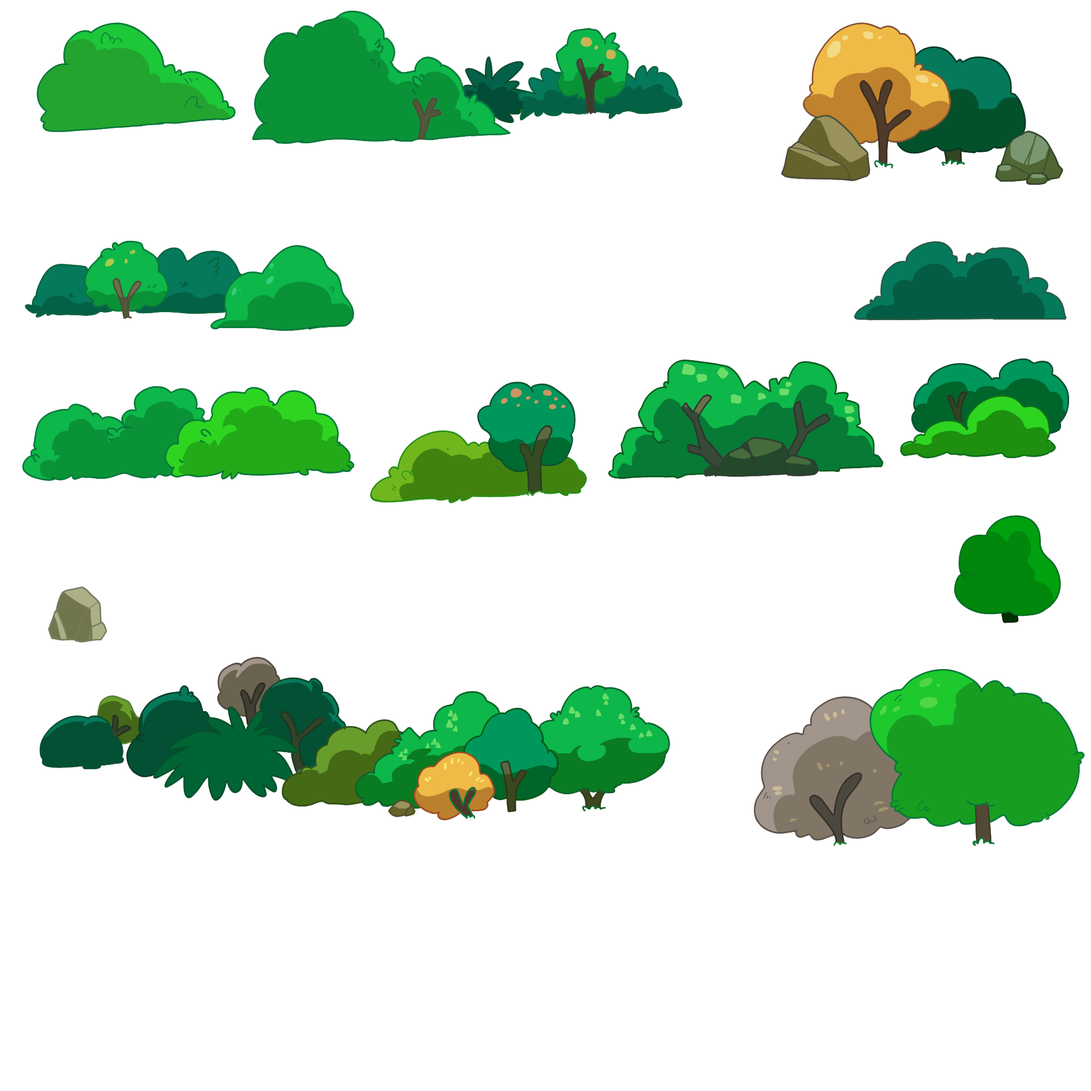
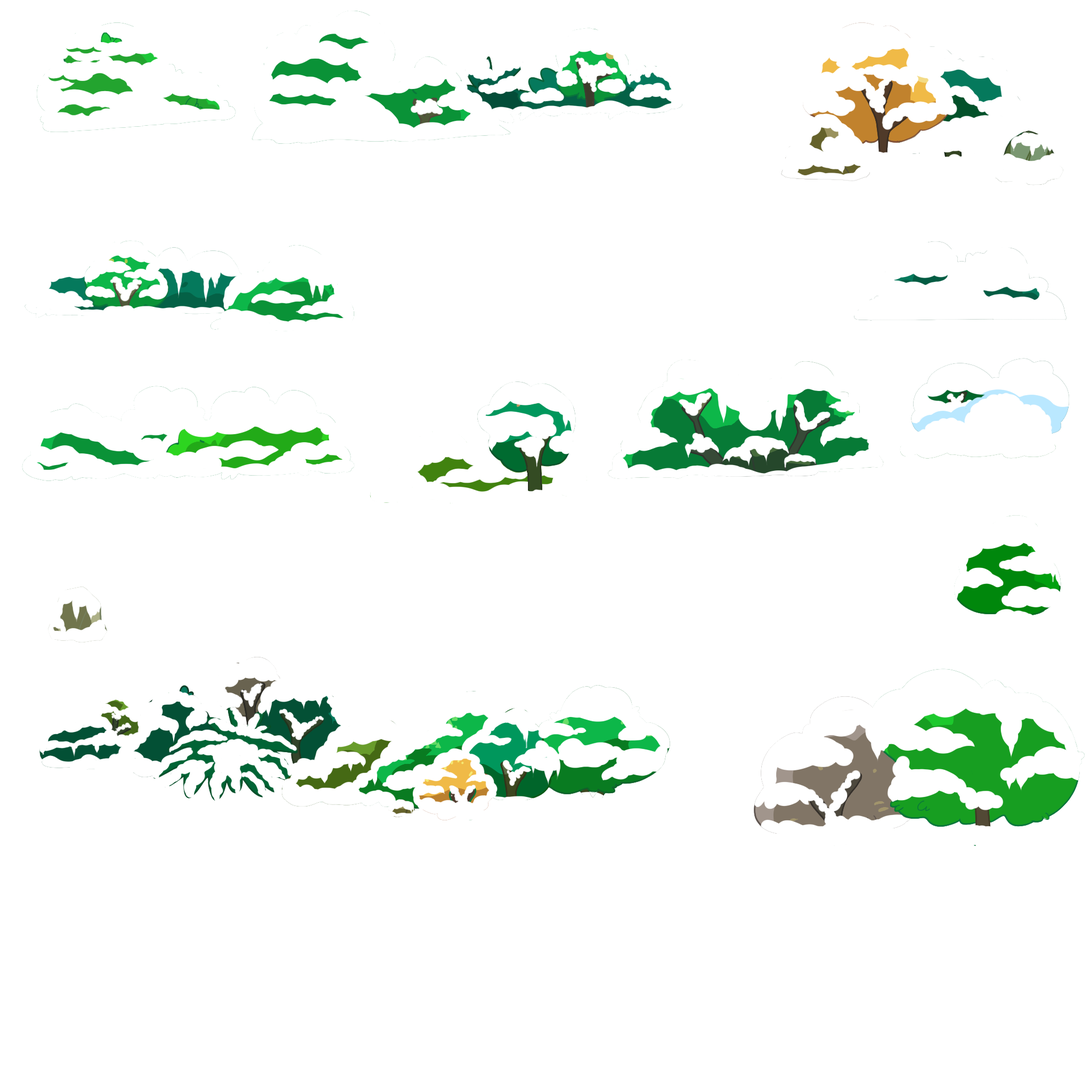
Two versions of the same layered image (1091×1091). Layer-by-layer changes:
removed group "Tree Far" (23 layers) over bbox(21, 10, 1086, 847)
added layer "Layer 123" above "Layer 19" over bbox(36, 22, 237, 133)
moved "Layer 19" out of group "Tree Far" over bbox(36, 22, 237, 133)
added layer "Layer 137" above "Layer 17" over bbox(754, 668, 1086, 847)
moved "Layer 17" out of group "Tree Far" over bbox(754, 668, 1086, 847)
added layer "Layer 131" above "Layer 132" over bbox(370, 429, 588, 504)
moved "Layer 108" out of group "Tree Far" over bbox(370, 381, 588, 504)
added layer "Layer 136" above "Layer 109" over bbox(39, 657, 671, 821)
moved "Layer 109" out of group "Tree Far" over bbox(39, 657, 671, 821)
added layer "Layer 126" above "Layer 110" over bbox(781, 22, 1064, 185)
moved "Layer 110" out of group "Tree Far" over bbox(781, 22, 1064, 185)
added layer "Layer 111 copy" above "Layer 128" over bbox(900, 358, 1070, 459)
added layer "Layer 127" above "Layer 111" over bbox(911, 358, 1070, 436)
moved "Layer 111" out of group "Tree Far" over bbox(900, 358, 1070, 459)
added layer "Layer 130" above "Layer 122" over bbox(608, 359, 885, 480)
moved "Layer 122" out of group "Tree Far" over bbox(608, 359, 885, 480)
added layer "Layer 18 copy" above "Layer 18" over bbox(854, 241, 1068, 321)
moved "Layer 18" out of group "Tree Far" over bbox(854, 241, 1068, 321)
added layer "Layer 124" above "Layer 105" over bbox(252, 10, 683, 144)
moved "Layer 105" out of group "Tree Far" over bbox(252, 10, 683, 144)
added layer "Layer 133" above "Layer 106" over bbox(24, 240, 355, 331)
moved "Layer 106" out of group "Tree Far" over bbox(24, 240, 355, 331)
added layer "Layer 134" above "Layer 26" over bbox(21, 385, 355, 482)
moved "Layer 26" out of group "Tree Far" over bbox(21, 385, 355, 482)
…and 6 more changes (4 added, 2 stack)
